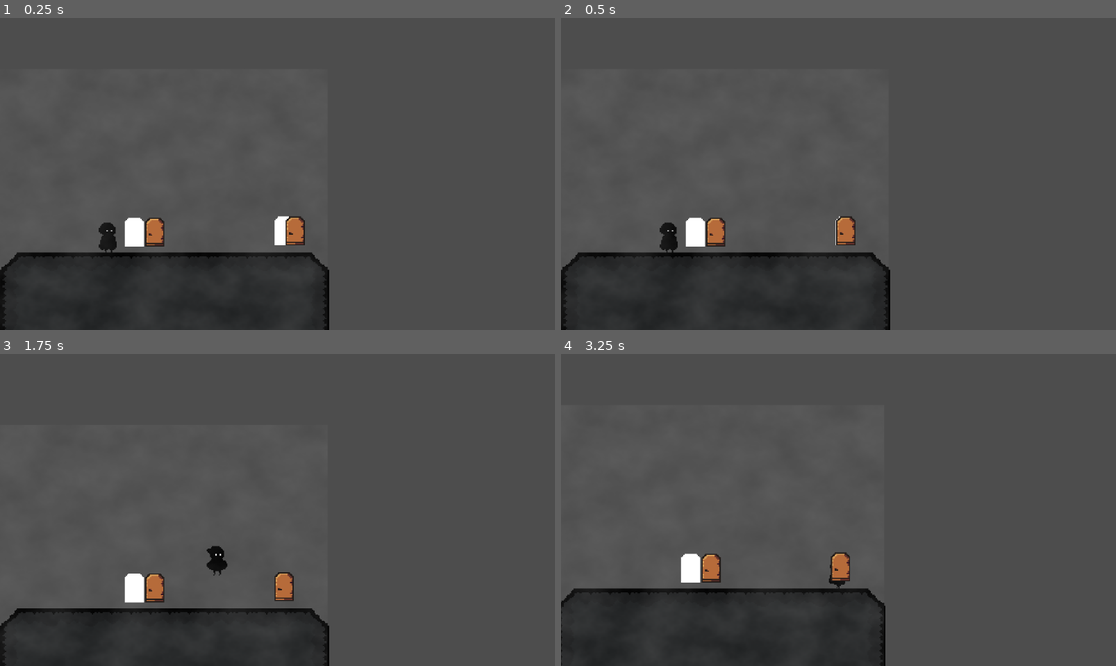
Above: before the commit, frames 1-4 (two rows, left to right).
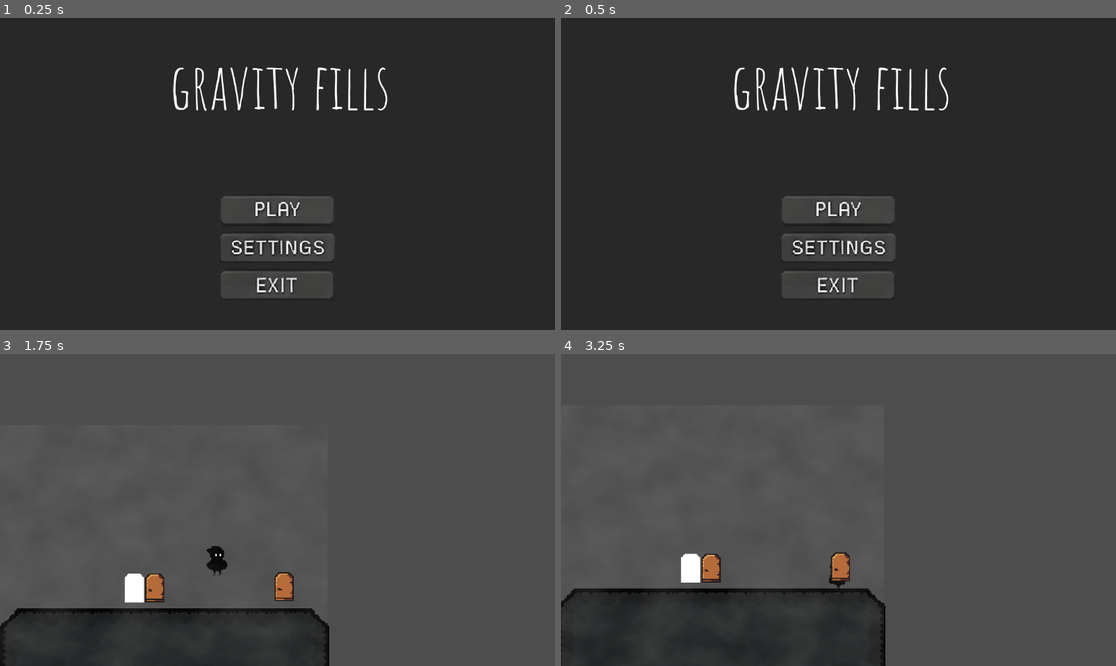
Above: after the commit, the same moments.

Repository: wadiehamad2010-oss/GrafityFalls
Game: Godot game, scene res://scenes/mainmenu.tscn
The game is run twice, just before and just after one commit, with the same random seed, the same clock (stepped at 60 frames per second) and the same inputs. Before the commit the project starts from res://scenes/lvl_prototype.tscn.
Inputs (mouse positions are in pixels of both pictures, inside the frame that each line leads up to):
- Up to frame 1 (0.25 s): no input
- Up to frame 2 (0.5 s): no input
- Up to frame 3 (1.75 s): click (277, 544) at 0.52 s; tap Enter (ui_accept) at 1.25, 1.52 s; hold Right (ui_right) from 1.28 s (still down); tap G (g) at 1.35 s
- Up to frame 4 (3.25 s): tap G (g) at 2.1, 2.85 s; tap Enter (ui_accept) at 2.27 s; release Right (ui_right) at 2.78 s; hold Left (ui_left) from 2.78 s (still down)

The runs differ from the first frame. In frame 1, 84% of the frame differs, in the area x 0-100%, y 0-100%; in frame 2, 84%; in frame 3, less than 0.1%; in frame 4, less than 0.1%.

Commit message:
main menu

Diff:
--- a/icon.svg
+++ /dev/null
@@ -1 +0,0 @@
-<svg xmlns="http://www.w3.org/2000/svg" width="128" height="128"><rect width="124" height="124" x="2" y="2" fill="#363d52" stroke="#212532" stroke-width="4" rx="14"/><g fill="#fff" transform="translate(12.322 12.322)scale(.101)"><path d="M105 673v33q407 354 814 0v-33z"/><path fill="#478cbf" d="m105 673 152 14q12 1 15 14l4 67 132 10 8-61q2-11 15-15h162q13 4 15 15l8 61 132-10 4-67q3-13 15-14l152-14V427q30-39 56-81-35-59-83-108-43 20-82 47-40-37-88-64 7-51 8-102-59-28-123-42-26 43-46 89-49-7-98 0-20-46-46-89-64 14-123 42 1 51 8 102-48 27-88 64-39-27-82-47-48 49-83 108 26 42 56 81zm0 33v39c0 276 813 276 814 0v-39l-134 12-5 69q-2 10-14 13l-162 11q-12 0-16-11l-10-65H446l-10 65q-4 11-16 11l-162-11q-12-3-14-13l-5-69z"/><path d="M483 600c0 34 58 34 58 0v-86c0-34-58-34-58 0z"/><circle cx="725" cy="526" r="90"/><circle cx="299" cy="526" r="90"/></g><g fill="#414042" transform="translate(12.322 12.322)scale(.101)"><circle cx="307" cy="532" r="60"/><circle cx="717" cy="532" r="60"/></g></svg>
--- a/project.godot
+++ b/project.godot
@@ -11,13 +11,12 @@
 [application]
 
 config/name="the project"
-run/main_scene="uid://da4i8liabeqt2"
+run/main_scene="uid://g4dynn2d2hs0"
 config/features=PackedStringArray("4.5", "GL Compatibility")
-config/icon="res://icon.svg"
 
 [autoload]
 
-Trandition="*res://Trandition.tscn"
+Trandition="*res://scenes/Trandition.tscn"
 
 [global_group]
 
--- a/scenes/Door.tscn
+++ b/scenes/Door.tscn
@@ -1,11 +1,26 @@
 [gd_scene load_steps=10 format=3 uid="uid://cqy3imq8pmwc8"]
 
 [ext_resource type="Texture2D" uid="uid://vdcdl5v4ivtt" path="res://assets/door_closed.png" id="1_iu8q0"]
-[ext_resource type="Script" uid="uid://mfw3svfqxge4" path="res://scenes/door.gd" id="1_mg2as"]
+[ext_resource type="Script" uid="uid://mfw3svfqxge4" path="res://scripts/door.gd" id="1_mg2as"]
 [ext_resource type="Texture2D" uid="uid://pm6062efycvs" path="res://assets/door_closed (1).png" id="2_cuixy"]
 
 [sub_resource type="RectangleShape2D" id="RectangleShape2D_jbk66"]
 size = Vector2(5, 8)
+
+[sub_resource type="Animation" id="Animation_r6baa"]
+length = 0.001
+tracks/0/type = "value"
+tracks/0/imported = false
+tracks/0/enabled = true
+tracks/0/path = NodePath("DoorLeaf:position")
+tracks/0/interp = 1
+tracks/0/loop_wrap = true
+tracks/0/keys = {
+"times": PackedFloat32Array(0),
+"transitions": PackedFloat32Array(1),
+"update": 0,
+"values": [Vector2(17, 0)]
+}
 
 [sub_resource type="Animation" id="Animation_38qdo"]
 resource_name = "close"
@@ -23,20 +38,9 @@
 "values": [Vector2(17, 0), Vector2(0, 0)]
 }
 
-[sub_resource type="Animation" id="Animation_r6baa"]
-length = 0.001
-tracks/0/type = "value"
-tracks/0/imported = false
-tracks/0/enabled = true
-tracks/0/path = NodePath("DoorLeaf:position")
-tracks/0/interp = 1
-tracks/0/loop_wrap = true
-tracks/0/keys = {
-"times": PackedFloat32Array(0),
-"transitions": PackedFloat32Array(1),
-"update": 0,
-"values": [Vector2(17, 0)]
-}
+[sub_resource type="Animation" id="Animation_mg2as"]
+resource_name = "idel_open"
+length = 0.1
 
 [sub_resource type="Animation" id="Animation_idmte"]
 resource_name = "open"
@@ -53,10 +57,6 @@
 "update": 0,
 "values": [Vector2(0, 0), Vector2(17, 0)]
 }
-
-[sub_resource type="Animation" id="Animation_mg2as"]
-resource_name = "idel_open"
-length = 0.1
 
 [sub_resource type="AnimationLibrary" id="AnimationLibrary_e2xr8"]
 _data = {
--- a/Trandition.tscn
+++ b/scenes/Trandition.tscn
@@ -1,6 +1,21 @@
 [gd_scene load_steps=5 format=3 uid="uid://cpxk7qg4tm7cs"]
 
-[ext_resource type="Script" uid="uid://d0brat135gypk" path="res://canvas_layer.gd" id="1_i21mo"]
+[ext_resource type="Script" uid="uid://d0brat135gypk" path="res://scripts/canvas_layer.gd" id="1_h0cso"]
+
+[sub_resource type="Animation" id="Animation_cc1r2"]
+length = 0.001
+tracks/0/type = "value"
+tracks/0/imported = false
+tracks/0/enabled = true
+tracks/0/path = NodePath("ColorRect:modulate")
+tracks/0/interp = 1
+tracks/0/loop_wrap = true
+tracks/0/keys = {
+"times": PackedFloat32Array(0),
+"transitions": PackedFloat32Array(1),
+"update": 0,
+"values": [Color(1, 1, 1, 0)]
+}
 
 [sub_resource type="Animation" id="Animation_fyixh"]
 resource_name = "fade"
@@ -18,21 +33,6 @@
 "values": [Color(1, 1, 1, 0), Color(1, 1, 1, 1)]
 }
 
-[sub_resource type="Animation" id="Animation_cc1r2"]
-length = 0.001
-tracks/0/type = "value"
-tracks/0/imported = false
-tracks/0/enabled = true
-tracks/0/path = NodePath("ColorRect:modulate")
-tracks/0/interp = 1
-tracks/0/loop_wrap = true
-tracks/0/keys = {
-"times": PackedFloat32Array(0),
-"transitions": PackedFloat32Array(1),
-"update": 0,
-"values": [Color(1, 1, 1, 0)]
-}
-
 [sub_resource type="AnimationLibrary" id="AnimationLibrary_rjvsr"]
 _data = {
 &"RESET": SubResource("Animation_cc1r2"),
@@ -40,7 +40,7 @@
 }
 
 [node name="Trandition" type="CanvasLayer"]
-script = ExtResource("1_i21mo")
+script = ExtResource("1_h0cso")
 
 [node name="ColorRect" type="ColorRect" parent="."]
 modulate = Color(1, 1, 1, 0)
--- /dev/null
+++ b/scenes/mainmenu.tscn
@@ -0,0 +1,111 @@
+[gd_scene load_steps=11 format=3 uid="uid://g4dynn2d2hs0"]
+
+[ext_resource type="Script" uid="uid://cobnmq7pesg0c" path="res://scripts/mainmenu.gd" id="1_3vvtq"]
+[ext_resource type="Texture2D" uid="uid://bmxhik6q32gl2" path="res://assets/28d35296e123be186c90a9e428a3060b.jpg" id="2_s5g8n"]
+[ext_resource type="Texture2D" uid="uid://cjqtwm310pl03" path="res://assets/wdf (1).png" id="3_7yvfd"]
+[ext_resource type="FontFile" uid="uid://copffo3ccnjyl" path="res://assets/Amatic_SC/AmaticSC-Regular.ttf" id="4_dfy5j"]
+
+[sub_resource type="StyleBoxEmpty" id="StyleBoxEmpty_igs2m"]
+
+[sub_resource type="AtlasTexture" id="AtlasTexture_7uvds"]
+atlas = ExtResource("3_7yvfd")
+region = Rect2(16.356285, 9.855831, 128.92563, 37.832874)
+
+[sub_resource type="StyleBoxEmpty" id="StyleBoxEmpty_3pujl"]
+
+[sub_resource type="AtlasTexture" id="AtlasTexture_at6rn"]
+atlas = ExtResource("3_7yvfd")
+region = Rect2(17.082932, 57.746674, 126.721756, 34.894394)
+
+[sub_resource type="StyleBoxEmpty" id="StyleBoxEmpty_7uvds"]
+
+[sub_resource type="AtlasTexture" id="AtlasTexture_dihg0"]
+atlas = ExtResource("3_7yvfd")
+region = Rect2(17.029388, 105.356285, 127.8237, 34.8944)
+
+[node name="Node2D" type="Node2D"]
+script = ExtResource("1_3vvtq")
+metadata/_edit_horizontal_guides_ = [-20.0]
+
+[node name="TextureRect" type="TextureRect" parent="."]
+custom_minimum_size = Vector2(1152, 648)
+offset_right = 1152.0
+offset_bottom = 648.0
+texture = ExtResource("2_s5g8n")
+expand_mode = 1
+
+[node name="CanvasLayer" type="CanvasLayer" parent="."]
+
+[node name="MarginContainer" type="MarginContainer" parent="CanvasLayer"]
+anchors_preset = 15
+anchor_right = 1.0
+anchor_bottom = 1.0
+offset_left = -1.0
+offset_top = 120.0
+offset_right = -1.0
+offset_bottom = 120.0
+grow_horizontal = 2
+grow_vertical = 2
+theme_override_constants/margin_left = 50
+theme_override_constants/margin_top = 50
+theme_override_constants/margin_right = 50
+theme_override_constants/margin_bottom = 50
+
+[node name="VBoxContainer" type="VBoxContainer" parent="CanvasLayer/MarginContainer"]
+layout_mode = 2
+theme_override_constants/separation = -22
+
+[node name="Control" type="Control" parent="CanvasLayer/MarginContainer/VBoxContainer"]
+custom_minimum_size = Vector2(0, 200)
+layout_mode = 2
+
+[node name="Button" type="Button" parent="CanvasLayer/MarginContainer/VBoxContainer"]
+custom_minimum_size = Vector2(250, 100)
+layout_mode = 2
+size_flags_horizontal = 4
+size_flags_vertical = 4
+theme_override_styles/focus = SubResource("StyleBoxEmpty_igs2m")
+icon = SubResource("AtlasTexture_7uvds")
+flat = true
+icon_alignment = 1
+expand_icon = true
+
+[node name="Button2" type="Button" parent="CanvasLayer/MarginContainer/VBoxContainer"]
+custom_minimum_size = Vector2(250, 100)
+layout_mode = 2
+size_flags_horizontal = 4
+size_flags_vertical = 4
+theme_override_styles/focus = SubResource("StyleBoxEmpty_3pujl")
+icon = SubResource("AtlasTexture_at6rn")
+flat = true
+icon_alignment = 1
+expand_icon = true
+
+[node name="Button3" type="Button" parent="CanvasLayer/MarginContainer/VBoxContainer"]
+custom_minimum_size = Vector2(250, 100)
+layout_mode = 2
+size_flags_horizontal = 4
+size_flags_vertical = 4
+theme_override_styles/focus = SubResource("StyleBoxEmpty_7uvds")
+icon = SubResource("AtlasTexture_dihg0")
+flat = true
+icon_alignment = 1
+expand_icon = true
+
+[node name="AudioStreamPlayer2D" type="AudioStreamPlayer2D" parent="CanvasLayer"]
+
+[node name="AudioStreamPlayer2D2" type="AudioStreamPlayer2D" parent="CanvasLayer"]
+
+[node name="Label" type="Label" parent="CanvasLayer"]
+offset_left = 55.0
+offset_top = 57.0
+offset_right = 1107.0
+offset_bottom = 184.0
+theme_override_fonts/font = ExtResource("4_dfy5j")
+theme_override_font_sizes/font_size = 130
+text = "gravity fills"
+horizontal_alignment = 1
+vertical_alignment = 2
+
+[connection signal="pressed" from="CanvasLayer/MarginContainer/VBoxContainer/Button" to="." method="_on_button_pressed"]
+[connection signal="pressed" from="CanvasLayer/MarginContainer/VBoxContainer/Button3" to="." method="_on_button_3_pressed"]
--- /dev/null
+++ b/scenes/settings menu.tscn
@@ -0,0 +1,37 @@
+[gd_scene format=3 uid="uid://v7pxkur5yani"]
+
+[node name="PopupPanel" type="PopupPanel"]
+oversampling_override = 1.0
+visible = true
+
+[node name="ColorRect" type="ColorRect" parent="."]
+offset_left = 4.0
+offset_top = 4.0
+offset_right = 96.0
+offset_bottom = 96.0
+color = Color(0, 0, 0, 0.5882353)
+
+[node name="VBoxContainer" type="VBoxContainer" parent="."]
+offset_left = 4.0
+offset_top = 4.0
+offset_right = 96.0
+offset_bottom = 96.0
+
+[node name="Label" type="Label" parent="VBoxContainer"]
+layout_mode = 2
+
+[node name="HSeparator" type="HSeparator" parent="VBoxContainer"]
+layout_mode = 2
+
+[node name="HBoxContainer" type="HBoxContainer" parent="VBoxContainer"]
+layout_mode = 2
+
+[node name="Label" type="Label" parent="VBoxContainer/HBoxContainer"]
+layout_mode = 2
+
+[node name="HSlider" type="HSlider" parent="VBoxContainer/HBoxContainer"]
+layout_mode = 2
+max_value = 1.0
+
+[node name="Button" type="Button" parent="VBoxContainer"]
+layout_mode = 2
--- /dev/null
+++ b/scripts/mainmenu.gd
@@ -0,0 +1,12 @@
+extends Node2D
+
+# كود زر البداية (PLAY)
+func _on_button_pressed() -> void:
+		# تأكد أن "level1.tscn" هو نفس اسم ملف مرحلتك بالضبط
+	get_tree().change_scene_to_file("res://scenes/lvl_prototype.tscn")
+	pass # Replace with function body.
+# كود زر الخروج (EXIT)
+
+func _on_button_3_pressed() -> void:
+	get_tree().quit()
+	pass # Replace with function body.
Binary file added: assets/28d35296e123be186c90a9e428a3060b.jpg
Not shown, added: assets/28d35296e123be186c90a9e428a3060b.jpg.import
Binary file added: assets/Amatic_SC/AmaticSC-Bold.ttf
Not shown, added: assets/Amatic_SC/AmaticSC-Bold.ttf.import
Binary file added: assets/Amatic_SC/AmaticSC-Regular.ttf
Not shown, added: assets/Amatic_SC/AmaticSC-Regular.ttf.import
Not shown, added: assets/Amatic_SC/OFL.txt
Binary file added: assets/ChatGPT Image Mar 15, 2026, 03_21_11 PM.png
Not shown, added: assets/ChatGPT Image Mar 15, 2026, 03_21_11 PM.png.import
Binary file added: assets/Icons_Essential/v1.2/Aseprite/IconsEssential.aseprite
Binary file added: assets/Icons_Essential/v1.2/Icons/Backpack.png
Not shown, added: assets/Icons_Essential/v1.2/Icons/Backpack.png.import
(and 171 more such lines)
